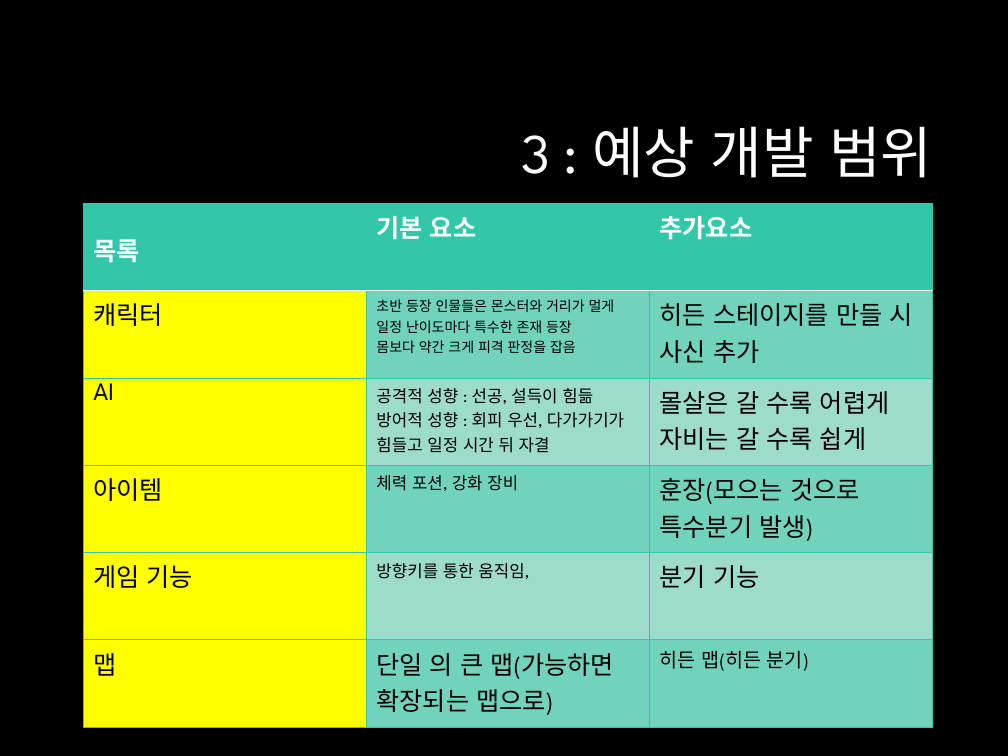
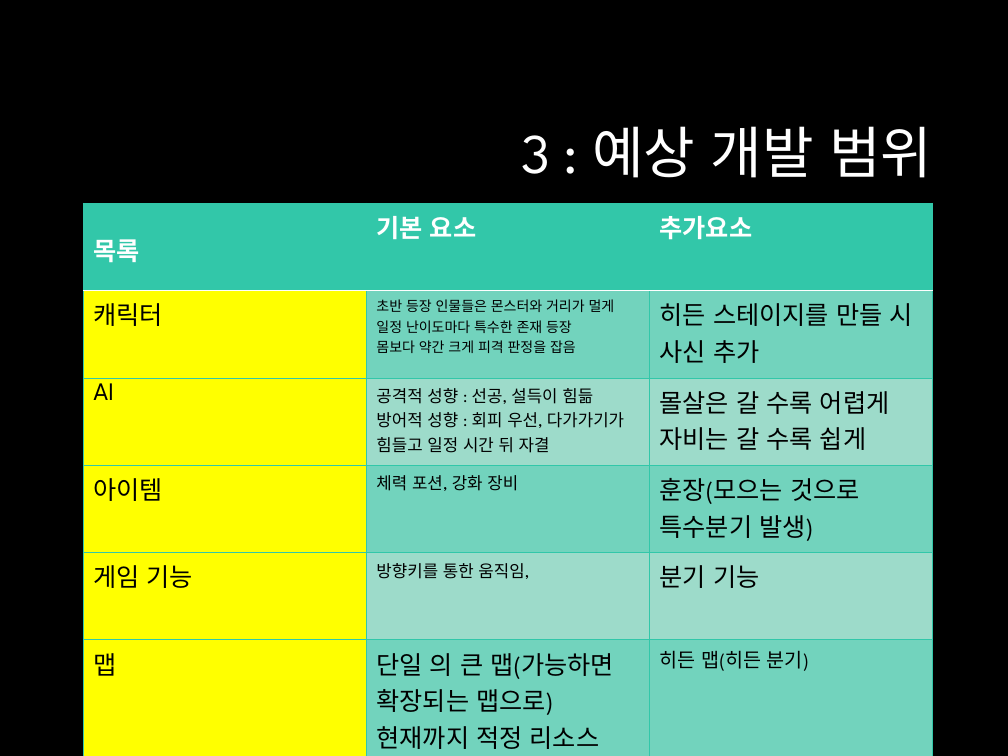
Before and after one commit to junstar96/mytrolinglife, a slide deck: slide 6 of piece_or_peace.pptx. Drawn at 1008x756 pixels with LibreOffice and Linux fonts; fonts in the diff are those of the drawing; background and template pictures are left out. Boxes give left, top, right and bottom in pixels: in the first picture for what was removed or moved away, otherwise in the second. Text is boxed around its words. In the diff, an @@ line names an element or a change of style, - is before the commit and + after.

```diff
--- a/piece_or_peace.pptx
+++ b/piece_or_peace.pptx
@@ table at <box>84,204,933,756</box> @@
-row 6, column 2: 단일 의 큰 맵(가능하면 확장되는 맵으로)
+row 6, column 2: 단일 의 큰 맵(가능하면 확장되는 맵으로) 현재까지 적정 리소스 못찾음
```
Also in this commit, not shown: 2 other slides changed.
